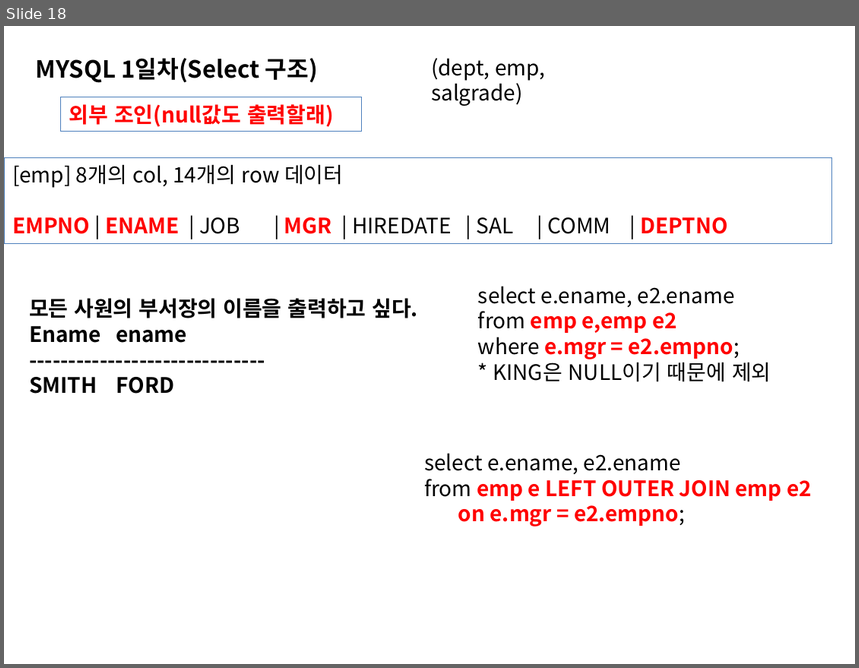
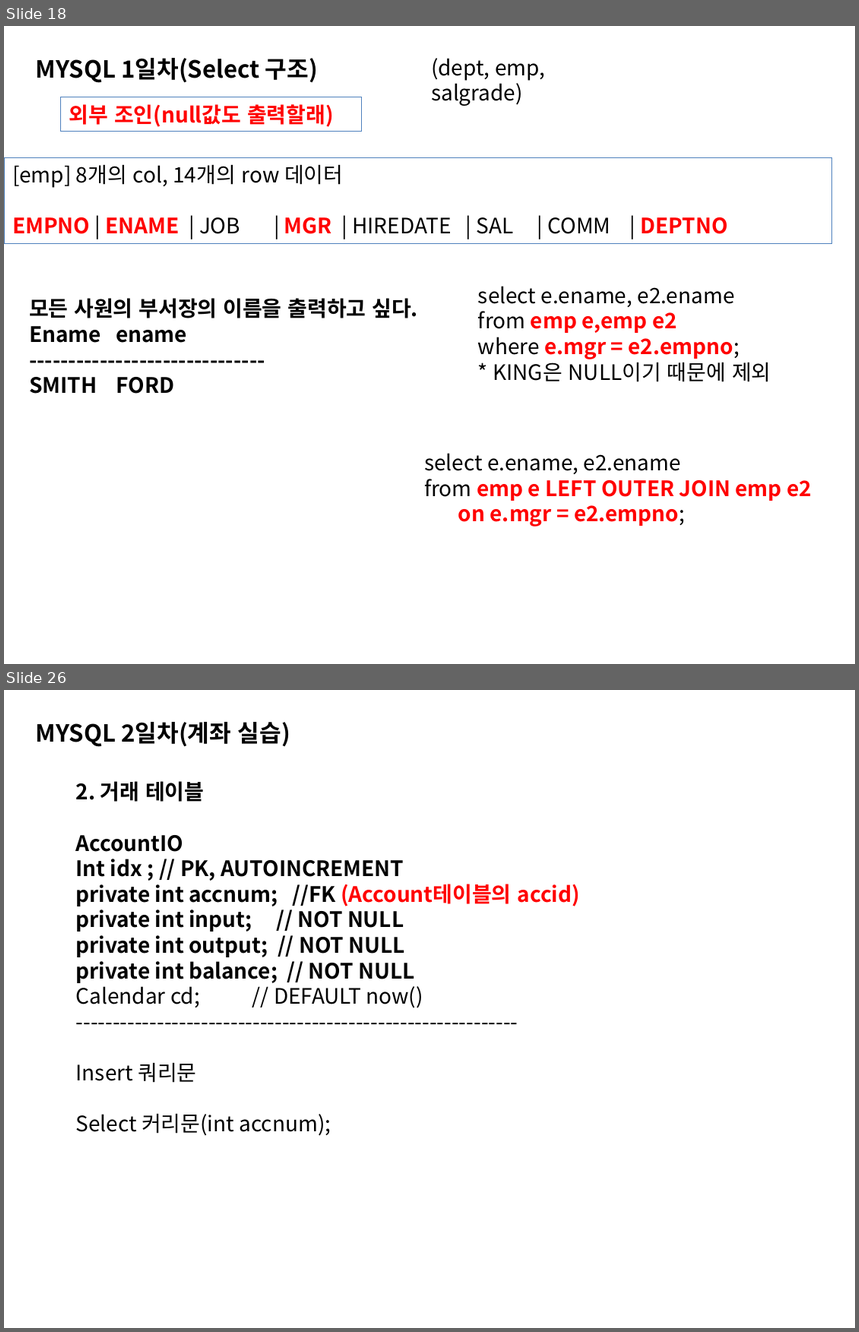
Before and after one commit to sing2song/TILDataBase, a slide deck: MYSQL.pptx. Shown one above the other, each under a label of ours: slide 18 before the commit, slides 18 and 26 after it; the slides between them are not shown. The pictures are 859x668 and 859x1332 pixels, drawn with LibreOffice and Linux fonts; fonts in the diff are those of the drawing. Boxes give left, top, right and bottom in pixels: in the first picture for what was removed or moved away, otherwise in the second. Text is boxed around its words. In the diff, an @@ line names an element or a change of style, - is before the commit and + after.

```diff
--- a/MYSQL.pptx
+++ b/MYSQL.pptx
@@ slide 26 added at [4, 690, 855, 1328], background #FFFFFF @@
@@ text added at [36, 722, 291, 747], 20 pt, text #000000, bold @@
+MYSQL 2일차(계좌 실습)
@@ text added at [76, 781, 580, 1136], 18 pt, text #000000, bold @@
+2. 거래 테이블
+AccountIO
+Int idx ; // PK, AUTOINCREMENT
+private int accnum; //FK (Account테이블의 accid)
+private int input; // NOT NULL
+private int output; // NOT NULL
+private int balance; // NOT NULL
+Calendar cd; // DEFAULT now()
+------------------------------------------------------------
+Insert 쿼리문
+Select 커리문(int accnum);
```
Also in this commit, not shown: 1 slide changed, 14 other slides added, 13 other files.
